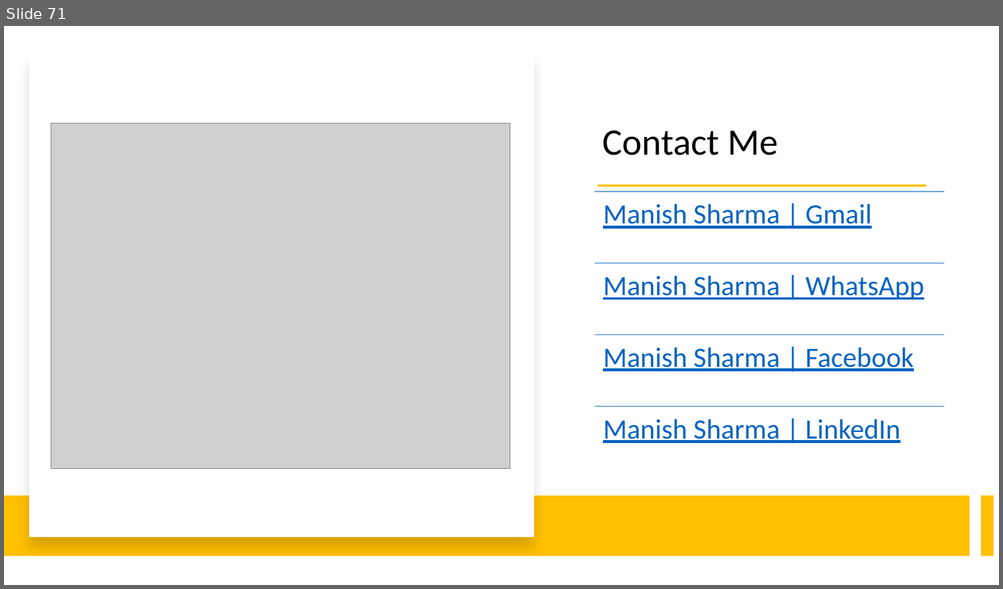
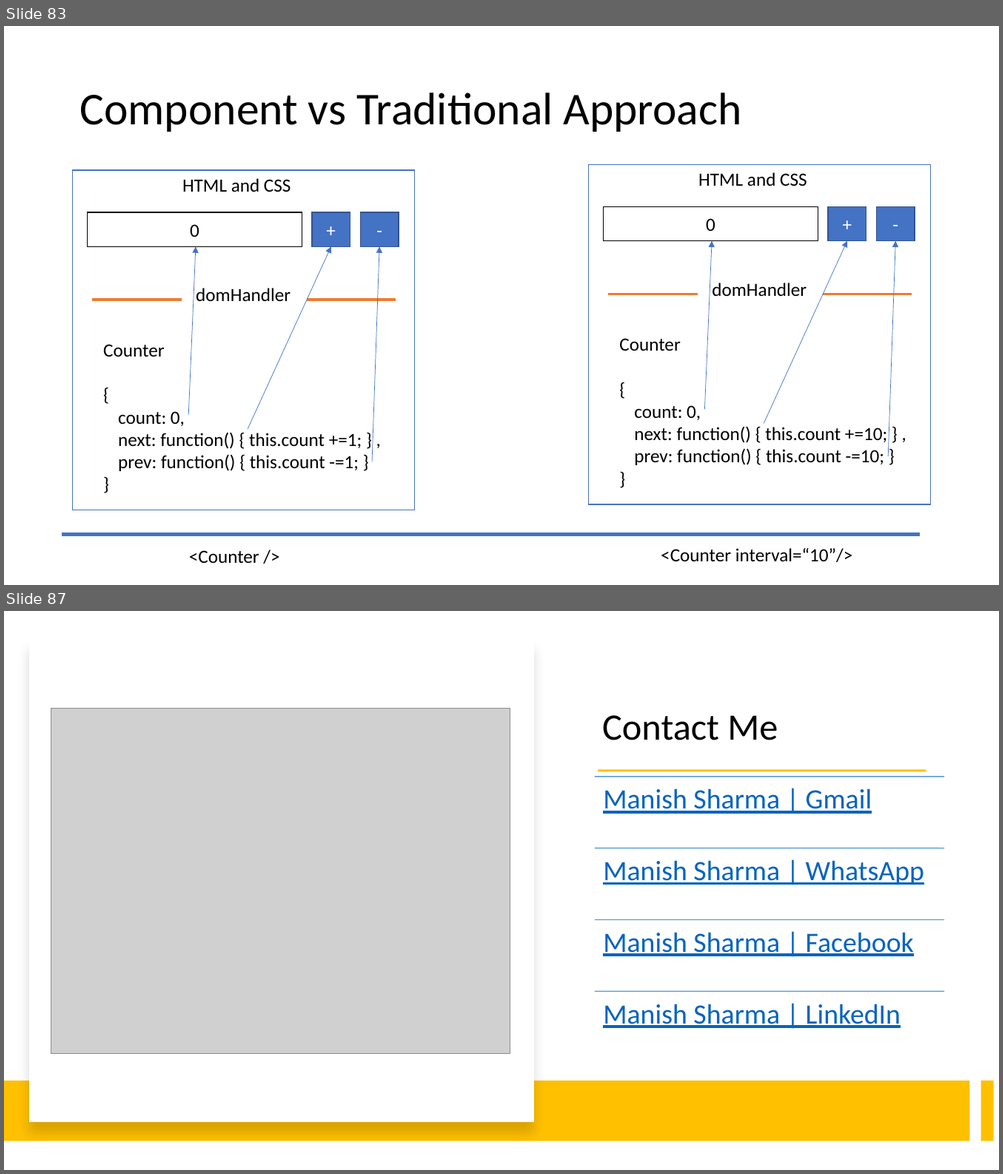
Before and after one commit to explore-with-manish/BFL_Byte_Jul23, a slide deck: Ng-Byte.pptx. Shown one above the other, each under a label of ours: slide 71 before the commit, slides 83 and 87 after it; the slides between them are not shown. The pictures are 1003x589 and 1003x1174 pixels, drawn with LibreOffice and Linux fonts; fonts in the diff are those of the drawing; grey boxes stand for pictures. Boxes give left, top, right and bottom in pixels: in the first picture for what was removed or moved away, otherwise in the second. Text is boxed around its words. In the diff, an @@ line names an element or a change of style, - is before the commit and + after.

```diff
--- a/Ng-Byte.pptx
+++ b/Ng-Byte.pptx
@@ slide 83 added at [4,26,999,585], background #FFFFFF @@
@@ title added at [79,93,742,132], 44 pt, text #000000 @@
+Component vs Traditional Approach
@@ rectangle added at [73,171,415,511], fill #FFFFFF, outline #4472C4 1 pt @@
@@ text added at [182,178,291,192], 18 pt, text #000000 @@
+HTML and CSS
@@ rectangle added at [588,165,930,505], fill #FFFFFF, outline #4472C4 1 pt @@
@@ text added at [698,173,807,186], 18 pt, text #000000 @@
+HTML and CSS
@@ rectangle added at [88,212,301,247], fill #FFFFFF, outline #000000 1 pt, 18 pt, text #000000 @@
+0
@@ rectangle added at [312,212,350,247], fill #4472C4, outline #325491 1 pt, 18 pt, text #FFFFFF @@
++
@@ rectangle added at [360,212,398,247], fill #4472C4, outline #325491 1 pt, 18 pt, text #FFFFFF @@
+-
@@ rectangle added at [603,207,817,241], fill #FFFFFF, outline #000000 1 pt, 18 pt, text #000000 @@
+0
@@ rectangle added at [828,207,866,241], fill #4472C4, outline #325491 1 pt, 18 pt, text #FFFFFF @@
++
@@ rectangle added at [876,207,914,241], fill #4472C4, outline #325491 1 pt, 18 pt, text #FFFFFF @@
+-
@@ arrow added from (188, 415) to (196, 247), #4472C4 0.5 pt @@
@@ arrow added from (247, 429) to (331, 247), #4472C4 0.5 pt @@
@@ arrow added from (372, 463) to (379, 247), #4472C4 0.5 pt @@
@@ arrow added from (705, 409) to (712, 241), #4472C4 0.5 pt @@
@@ arrow added from (763, 423) to (847, 241), #4472C4 0.5 pt @@
@@ arrow added from (888, 457) to (896, 241), #4472C4 0.5 pt @@
@@ text added at [196,288,290,301], 18 pt, text #000000 @@
+domHandler
@@ text added at [711,283,806,296], 18 pt, text #000000 @@
+domHandler
@@ line added from (92, 300) to (182, 300), #ED7D31 2.25 pt @@
@@ line added from (307, 300) to (395, 300), #ED7D31 2.25 pt @@
@@ line added from (609, 294) to (697, 294), #ED7D31 2.25 pt @@
@@ line added from (822, 294) to (912, 294), #ED7D31 2.25 pt @@
@@ text added at [103,344,362,471], 18 pt, text #000000 @@
+Counter
+{
+count: 0,
+next: function() { this.count +=1; } ,
+prev: function() { this.count -=1; }
+}
@@ text added at [619,338,887,466], 18 pt, text #000000 @@
+Counter
+{
+count: 0,
+next: function() { this.count +=10; } ,
+prev: function() { this.count -=10; }
+}
@@ line added from (62, 535) to (919, 535), #4472C4 3 pt @@
@@ text added at [189,551,259,564], 18 pt, text #000000 @@
+<Counter />
@@ text added at [660,548,853,562], 18 pt, text #000000 @@
+<Counter interval=“10”/>
@@ what was slide 71 is now slide 87 @@
```
Also in this commit, not shown: 15 other slides added, 4 other files.
